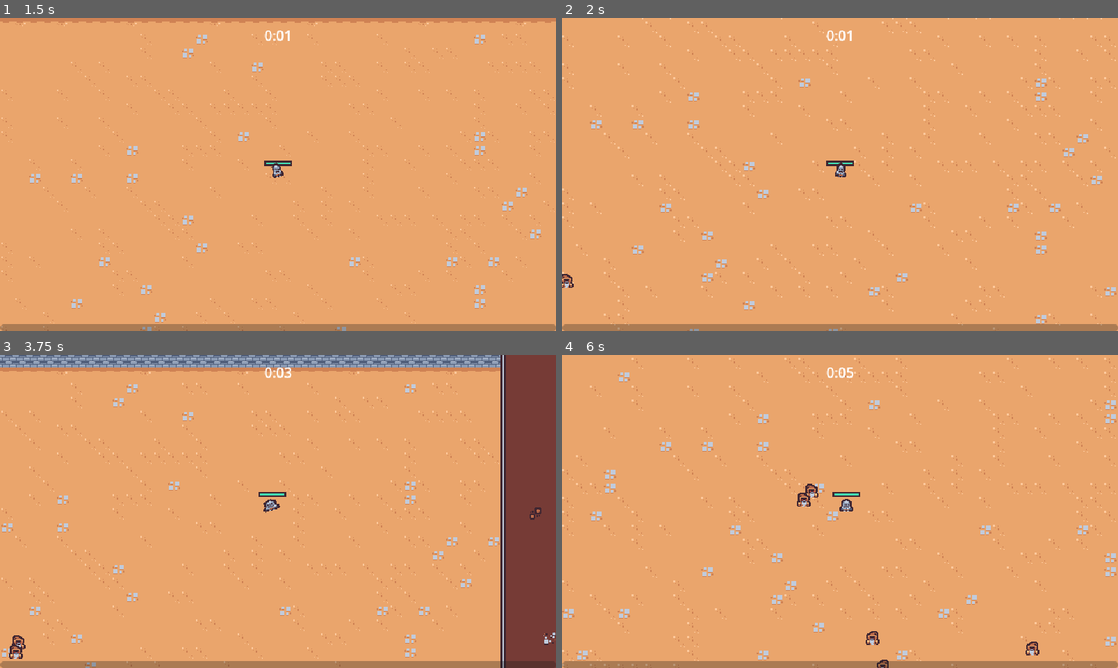
Above: before the commit, frames 1-4 (two rows, left to right).
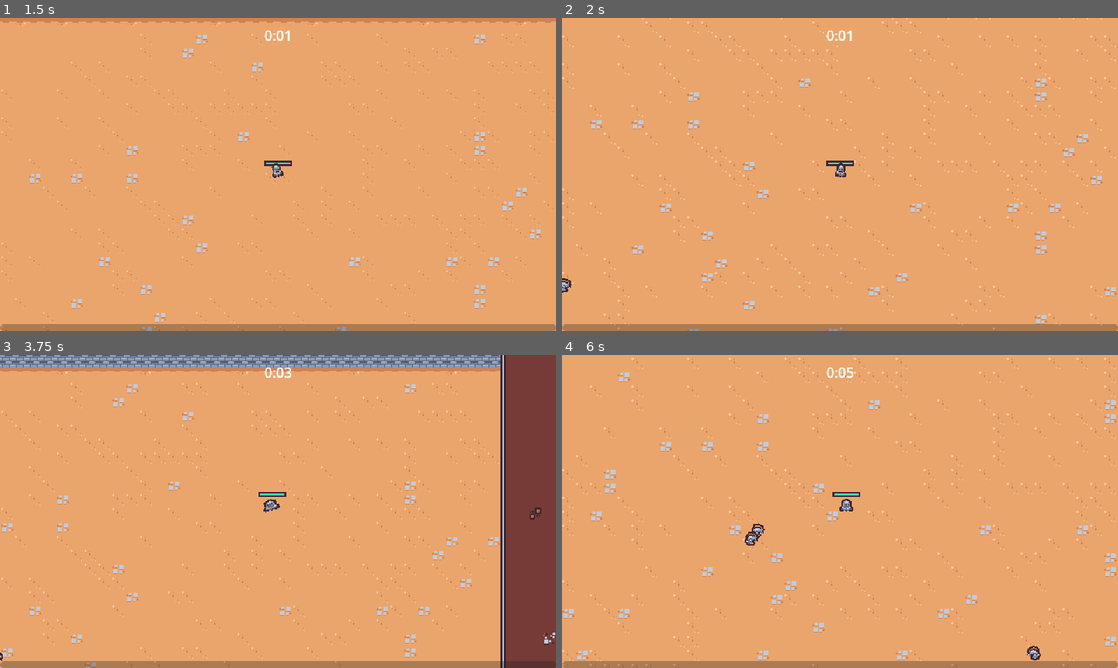
Above: after the commit, the same moments.

Repository: Ian-Ion/2d-survivors-course
Game: Godot game, scene res://scenes/main/main.tscn
Same seed, same stepped clock (60 frames per second), same inputs: the game is played once before the commit and once after it.
Inputs (mouse positions are in pixels of both pictures, inside the frame that each line leads up to):
- Up to frame 1 (1.5 s): move the mouse to (400, 158) at 0.52 s; press the mouse at (400, 158) at 0.53 s; hold D (move_right) 0.53-1.28 s; move the mouse to (166, 190) at 1.27 s; release the mouse at (166, 190) at 1.28 s; hold S (move_down) from 1.28 s (still down); click (166, 190) at 1.35 s
- Up to frame 2 (2 s): keep holding S (move_down)
- Up to frame 3 (3.75 s): move the mouse to (333, 442) at 2.02 s; release S (move_down) at 2.03 s; press the mouse at (333, 442) at 2.03 s; hold D (move_right) 2.03-2.78 s; move the mouse to (250, 574) at 2.77 s; release the mouse at (250, 574) at 2.78 s; hold W (move_up) 2.78-3.53 s; click (250, 574) at 2.85 s; move the mouse to (444, 558) at 3.52 s; press the mouse at (444, 558) at 3.53 s; hold A (move_left) from 3.53 s (still down)
- Up to frame 4 (6 s): move the mouse to (673, 464) at 4.27 s; release the mouse at (673, 464) at 4.28 s; click (673, 464) at 4.35 s; move the mouse to (867, 511) at 5.02 s; release A (move_left) at 5.03 s; press the mouse at (867, 511) at 5.03 s; hold S (move_down) 5.03-5.78 s; move the mouse to (756, 433) at 5.77 s; release the mouse at (756, 433) at 5.78 s; hold D (move_right) from 5.78 s (still down); click (756, 433) at 5.85 s

Frame 1 is identical in both runs. In frame 2, less than 0.1% of the frame differs, in the area x 0-3%, y 81-88%; in frame 3, 0.2%; in frame 4, 0.5%, in the area x 32-87%, y 41-100%.

Commit message:
Use weighted table to determine enemy to spawn

Diff:
--- a/scenes/manager/enemy_manager.gd
+++ b/scenes/manager/enemy_manager.gd
@@ -3,14 +3,18 @@
 const SPAWN_RADIUS = 375
 
 @export var basic_enemy_scene: PackedScene
+@export var wizard_enemy_scene: PackedScene
 @export var arena_time_manager: ArenaTimeManager
 
 @onready var timer = $Timer
 
 var base_spawn_time = 0
+var enemy_table = WeightedTable.new()
 
 
 func _ready() -> void:
+	enemy_table.add_item(basic_enemy_scene, 10)
+
 	base_spawn_time = timer.wait_time
 	timer.timeout.connect(on_timer_timeout)
 	arena_time_manager.arena_difficulty_increased.connect(on_arena_difficulty_increased)
@@ -45,7 +49,8 @@
 	if player == null:
 		return
 
-	var enemy = basic_enemy_scene.instantiate() as Node2D
+	var enemy_scene = enemy_table.pick_item()
+	var enemy = enemy_scene.instantiate() as Node2D
 
 	var entitites_layer = get_tree().get_first_node_in_group("entities_layer")
 	entitites_layer.add_child(enemy)
@@ -56,3 +61,6 @@
 	var time_off = min((.1 / 12) * arena_difficulty, .7)
 	print(time_off)
 	timer.wait_time = base_spawn_time - time_off
+
+	if arena_difficulty == 6:
+		enemy_table.add_item(wizard_enemy_scene, 20)
--- a/scenes/manager/enemy_manager.tscn
+++ b/scenes/manager/enemy_manager.tscn
@@ -1,11 +1,13 @@
-[gd_scene load_steps=3 format=3 uid="uid://blunypxwo2aj6"]
+[gd_scene load_steps=4 format=3 uid="uid://blunypxwo2aj6"]
 
 [ext_resource type="Script" path="res://scenes/manager/enemy_manager.gd" id="1_ic38v"]
+[ext_resource type="PackedScene" uid="uid://bvx65m283ts2m" path="res://scenes/game_object/basic_enemy/basic_enemy.tscn" id="2_csyhy"]
 [ext_resource type="PackedScene" uid="uid://ba67orefaadl2" path="res://scenes/game_object/wizard_enemy/wizard_enemy.tscn" id="2_vgbj0"]
 
 [node name="EnemyManager" type="Node"]
 script = ExtResource("1_ic38v")
-basic_enemy_scene = ExtResource("2_vgbj0")
+basic_enemy_scene = ExtResource("2_csyhy")
+wizard_enemy_scene = ExtResource("2_vgbj0")
 
 [node name="Timer" type="Timer" parent="."]
 one_shot = true
--- /dev/null
+++ b/scripts/weighted_table.gd
@@ -0,0 +1,18 @@
+class_name WeightedTable
+
+var items: Array[Dictionary] = []
+var weight_sum = 0
+
+
+func add_item(item, weight: int):
+	items.append({ "item": item, "weight": weight })
+	weight_sum += weight
+
+
+func pick_item():
+	var chosen_weight = randi_range(1, weight_sum)
+	var iteration_sum = 0
+	for item in items:
+		iteration_sum += item["weight"]
+		if chosen_weight <= iteration_sum:
+			return item["item"]
